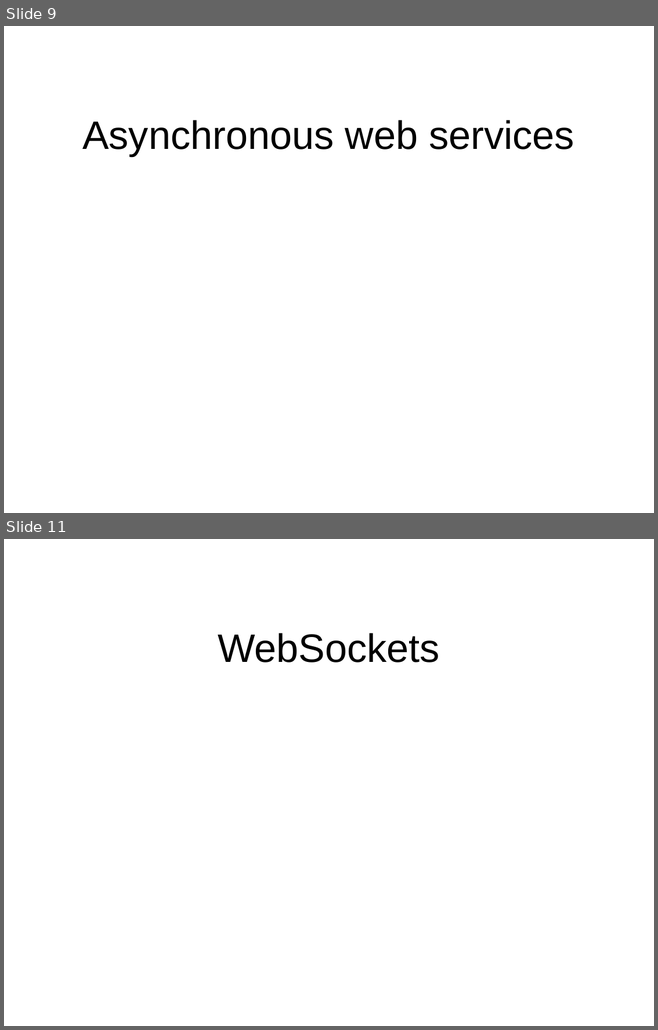
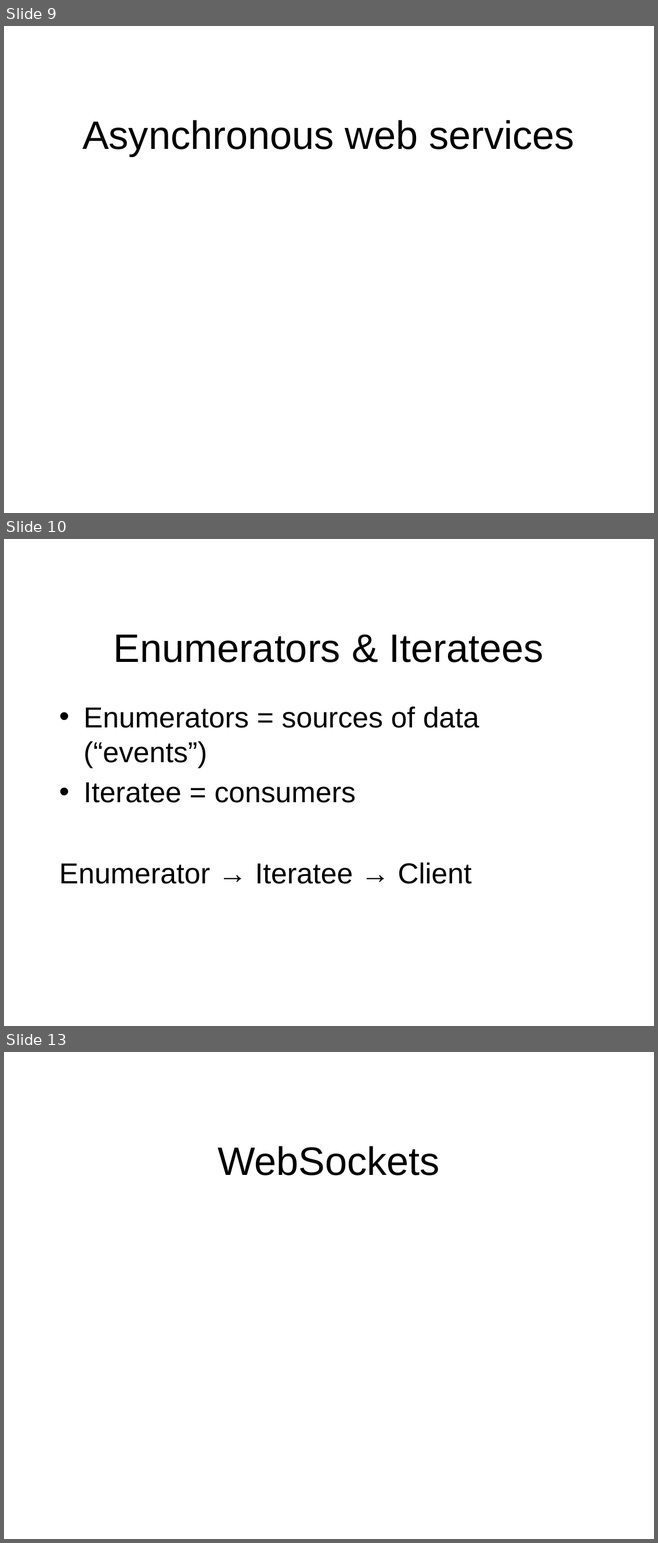
Before and after one commit to oscarrenalias/wjax-2012-play-async-apps, a slide deck: presentation/Asynchronous web apps with Play Framework 2.0.potx. Shown one above the other, each under a label of ours: slides 9 and 11 before the commit, slides 9, 10 and 13 after it; the slides between them are not shown. The pictures are 658x1030 and 658x1543 pixels, drawn with LibreOffice and Linux fonts; fonts in the diff are those of the drawing; background and template pictures are left out. Boxes give left, top, right and bottom in pixels: in the first picture for what was removed or moved away, otherwise in the second. Text is boxed around its words. In the diff, an @@ line names an element or a change of style, - is before the commit and + after.

```diff
--- a/presentation/Asynchronous web apps with Play Framework 2.0.potx
+++ b/presentation/Asynchronous web apps with Play Framework 2.0.potx
@@ slide 10 added at bbox=[4, 539, 654, 1026], background picture (left out) @@
@@ title added at bbox=[113, 635, 543, 663], 44 pt, text #000000 @@
+Enumerators & Iteratees
@@ text added at bbox=[59, 707, 479, 884], 32 pt, text #000000 @@
+• Enumerators = sources of data (“events”)
+• Iteratee = consumers
+Enumerator → Iteratee → Client
@@ what was slide 11 is now slide 13 @@
```
Also in this commit, not shown: 2 other slides added, 1 slide removed.
